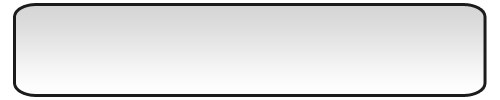
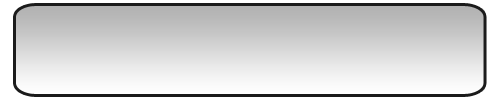
Layers edited between the first and the second 500 × 100 image:
pixels changed over box(16, 6, 484, 85) (layer not identified)
